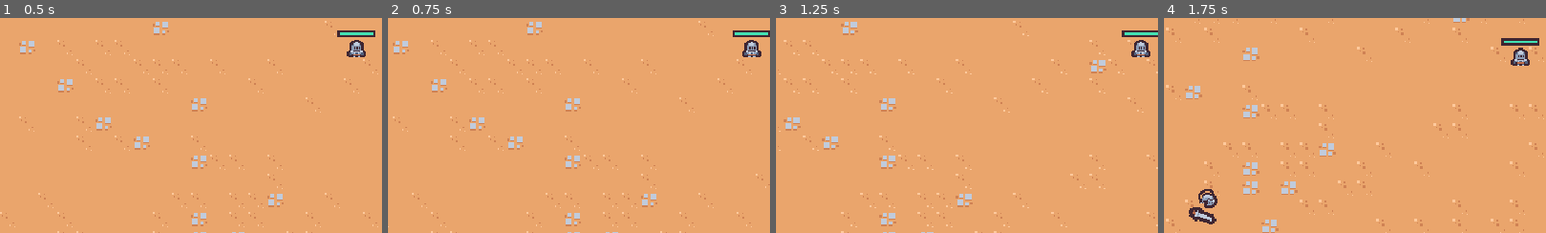
Above: before the commit, frames 1-4 (left to right).
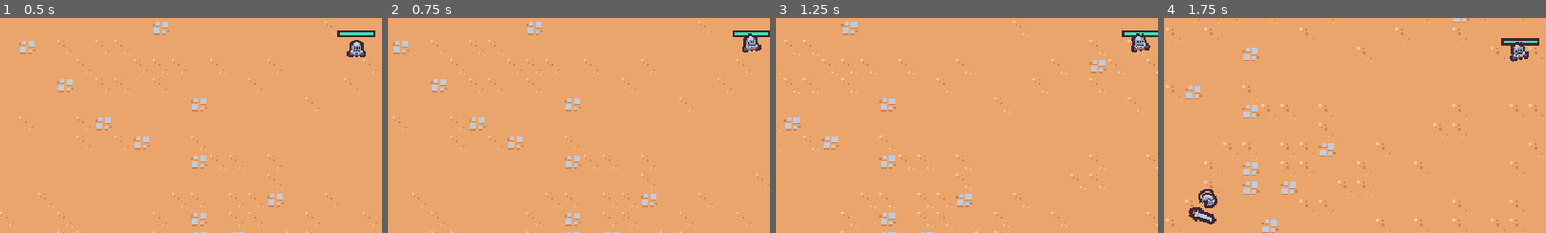
Above: after the commit, the same moments.

Repository: ikl258794613/survivorTutorialClone
Game: Godot game, scene res://scenes/Main/main.tscn
The game is run twice, just before and just after one commit, with the same random seed, the same clock (stepped at 60 frames per second) and the same inputs.
Inputs (mouse positions are % of the whole screen's width and height, from its top left):
- Up to frame 1 (0.5 s): no input
- Up to frame 2 (0.75 s): move the mouse to (72, 45) at 0.52 s; press the mouse at (72, 45) at 0.53 s; hold D (move_right) from 0.53 s (still down)
- Up to frame 3 (1.25 s): keep holding D (move_right)
- Up to frame 4 (1.75 s): move the mouse to (30, 55) at 1.27 s; release D (move_right) at 1.28 s; release the mouse at (30, 55) at 1.28 s; hold S (move_down) from 1.28 s (still down); click (30, 55) at 1.35 s
The pictures show only the part of the screen within x 3-53%, y 41-91%; the shares and areas given below are measured in that part.

Frame 1 is identical in both runs. In frame 2, 0.4% of the frame differs, in the area x 92-98%, y 7-19%; in frame 3, 0.4%, in the area x 93-98%, y 7-19%; in frame 4, 0.4%.

Commit message:
[36]  Animating the Player

Diff:
--- a/scenes/game_object/player/player.gd
+++ b/scenes/game_object/player/player.gd
@@ -7,6 +7,8 @@
 @onready var health_component = $HealthCompentent
 @onready var health_bar = $HealthBar
 @onready var abilities = $Abilities
+@onready var animation_player = $AnimationPlayer
+@onready var visuals = $Visuals
 
 var number_colliding_bodies = 0
 
@@ -19,12 +21,26 @@
 	update_health_display()
 
 
+
+
 func _process(delta):
 	var movement_vector = get_movement_vector()
 	var direction = movement_vector.normalized()
 	var target_velocity = direction * MAX_SPEED
 	velocity =  velocity.lerp(target_velocity, 1 - exp(-delta * ACCELERATION_SMOOTHING))
 	move_and_slide()
+
+	if movement_vector.x != 0 ||movement_vector.y != 0 :
+		animation_player.play("walk")
+	else :
+		animation_player.play("RESET")
+
+	var move_sign = sign(movement_vector.x)
+	if(move_sign == 0):
+		visuals.scale = Vector2.ONE
+	else:
+		visuals.scale = Vector2(move_sign , 1)
+
 
 func get_movement_vector():
 
--- a/scenes/game_object/player/player.tscn
+++ b/scenes/game_object/player/player.tscn
@@ -1,9 +1,71 @@
-[gd_scene load_steps=10 format=3 uid="uid://bw11a2mb56pe3"]
+[gd_scene load_steps=13 format=3 uid="uid://bw11a2mb56pe3"]
 
 [ext_resource type="Script" path="res://scenes/game_object/player/player.gd" id="1_csf22"]
 [ext_resource type="Texture2D" uid="uid://dbpi4cxbjrxaw" path="res://scenes/game_object/player/player.png" id="2_38hl7"]
 [ext_resource type="PackedScene" uid="uid://dt8icktcod2py" path="res://scenes/game_object/component/health_compentent.tscn" id="2_ehvhh"]
 [ext_resource type="PackedScene" uid="uid://su7gd4dr7p73" path="res://scenes/ability/sword_ability_controllr/sword_ability_controller.tscn" id="2_ulsa0"]
+
+[sub_resource type="Animation" id="Animation_ngvgq"]
+resource_name = "walk"
+length = 0.5
+loop_mode = 1
+tracks/0/type = "value"
+tracks/0/imported = false
+tracks/0/enabled = true
+tracks/0/path = NodePath("Visuals/Sprite2D:position")
+tracks/0/interp = 2
+tracks/0/loop_wrap = true
+tracks/0/keys = {
+"times": PackedFloat32Array(0, 0.1, 0.3),
+"transitions": PackedFloat32Array(1, 1, 1),
+"update": 0,
+"values": [Vector2(0, 0), Vector2(0, -5), Vector2(-0.272593, -0.474636)]
+}
+tracks/1/type = "value"
+tracks/1/imported = false
+tracks/1/enabled = true
+tracks/1/path = NodePath("Visuals/Sprite2D:rotation")
+tracks/1/interp = 2
+tracks/1/loop_wrap = true
+tracks/1/keys = {
+"times": PackedFloat32Array(0, 0.1, 0.3, 0.4),
+"transitions": PackedFloat32Array(1, 1, 1, 1),
+"update": 0,
+"values": [0.0, -0.261799, 0.261799, 0.0]
+}
+
+[sub_resource type="Animation" id="Animation_7hr1p"]
+length = 0.001
+tracks/0/type = "value"
+tracks/0/imported = false
+tracks/0/enabled = true
+tracks/0/path = NodePath("Visuals/Sprite2D:position")
+tracks/0/interp = 1
+tracks/0/loop_wrap = true
+tracks/0/keys = {
+"times": PackedFloat32Array(0),
+"transitions": PackedFloat32Array(1),
+"update": 0,
+"values": [Vector2(0, 0)]
+}
+tracks/1/type = "value"
+tracks/1/imported = false
+tracks/1/enabled = true
+tracks/1/path = NodePath("Visuals/Sprite2D:rotation")
+tracks/1/interp = 1
+tracks/1/loop_wrap = true
+tracks/1/keys = {
+"times": PackedFloat32Array(0),
+"transitions": PackedFloat32Array(1),
+"update": 0,
+"values": [0.0]
+}
+
+[sub_resource type="AnimationLibrary" id="AnimationLibrary_gl5te"]
+_data = {
+"RESET": SubResource("Animation_7hr1p"),
+"walk": SubResource("Animation_ngvgq")
+}
 
 [sub_resource type="StyleBoxFlat" id="StyleBoxFlat_4ut30"]
 bg_color = Color(0.247059, 0.14902, 0.192157, 1)
@@ -28,6 +90,11 @@
 [node name="player" type="CharacterBody2D" groups=["player"]]
 motion_mode = 1
 script = ExtResource("1_csf22")
+
+[node name="AnimationPlayer" type="AnimationPlayer" parent="."]
+libraries = {
+"": SubResource("AnimationLibrary_gl5te")
+}
 
 [node name="HealthCompentent" parent="." instance=ExtResource("2_ehvhh")]
 
@@ -58,8 +125,16 @@
 position = Vector2(0, -5)
 
 [node name="CollisionShape2D" type="CollisionShape2D" parent="PickerupArea2D"]
+position = Vector2(-0.272593, -0.474636)
 shape = SubResource("CircleShape2D_0dfwv")
 debug_color = Color(0, 0.592157, 0.733333, 0.419608)
+
+[node name="Visuals" type="Node2D" parent="."]
+scale = Vector2(-1, 1)
+
+[node name="Sprite2D" type="Sprite2D" parent="Visuals"]
+texture = ExtResource("2_38hl7")
+offset = Vector2(2.08165e-12, -8)
 
 [node name="CollisionArea2D" type="Area2D" parent="."]
 collision_layer = 0
@@ -69,10 +144,6 @@
 position = Vector2(0, -7)
 shape = SubResource("CircleShape2D_qf2h1")
 
-[node name="Sprite2D" type="Sprite2D" parent="."]
-texture = ExtResource("2_38hl7")
-offset = Vector2(2.08165e-12, -8)
-
 [node name="CollisionShape2D" type="CollisionShape2D" parent="."]
 position = Vector2(2.08165e-12, -5)
 shape = SubResource("CircleShape2D_0qceo")
